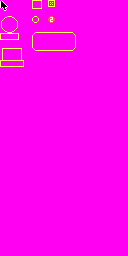
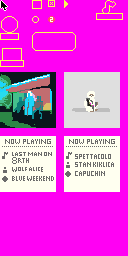
The second 128px x 256px image is a revision of the first. Changes to its layers:
added layer "Layer 5" above "Layer 4" over <box>96,0,123,20</box>
added layer "Layer 4" above "now playing bw" over <box>64,0,68,8</box>
added layer "now playing bw" above "stan album" over <box>0,136,56,192</box>
added layer "stan album" above "now playing stan" over <box>64,72,120,128</box>
added layer "now playing stan" above "Layer 3" over <box>64,136,120,192</box>
added layer "Layer 3" above "Layer 2" over <box>0,72,56,128</box>
hid "squares" over <box>0,0,123,192</box>
